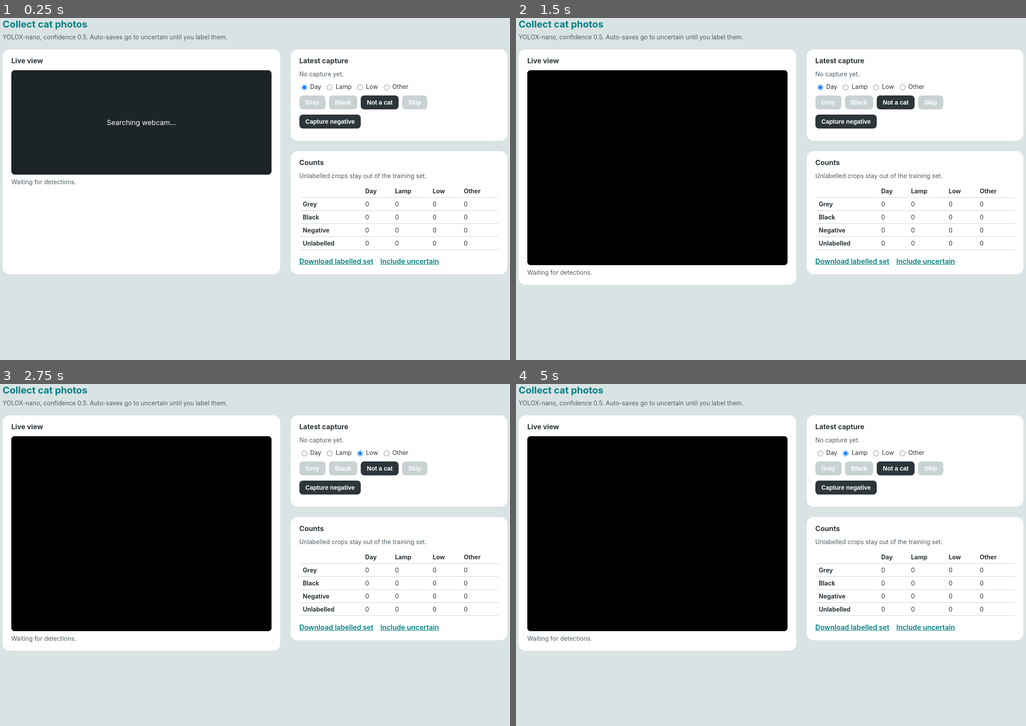
Above: before the commit, frames 1-4 (two rows, left to right).
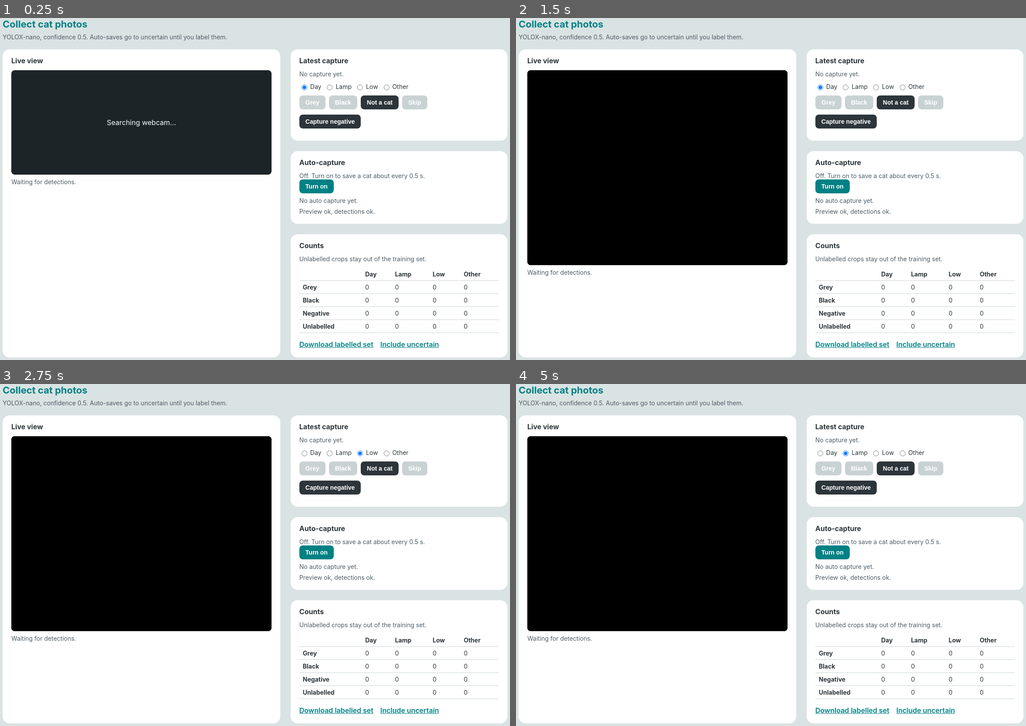
Above: after the commit, the same moments.

Repository: AIM-tech-Grok/cat-game
Game: browser game, page uno-q-cat-photos/assets/index.html
Same seed, same stepped clock (60 frames per second), same inputs: the game is played once before the commit and once after it.
Inputs (mouse positions are in pixels of both pictures, inside the frame that each line leads up to):
- Up to frame 1 (0.25 s): no input
- Up to frame 2 (1.5 s): click "Capture negative" at 1.27 s
- Up to frame 3 (2.75 s): click (331, 452) at 1.87 s; click (316, 551) at 2.02 s, where only the run after the commit has a clickable "Turn on"; click (362, 452) at 2.47 s
- Up to frame 4 (5 s): click (903, 452) at 3.07 s; click (822, 452) at 3.67 s; click (822, 452) at 4.27 s; click (832, 551) at 4.52 s, where only the run after the commit has a clickable "Turn on"; click (847, 452) at 4.87 s

The runs differ from the first frame. In frame 1, 26% of the frame differs, in the area x 0-100%, y 41-100%; in frame 2, 24%; in frame 3, 24%; in frame 4, 24%.

Commit message:
Add daytime auto-capture with a fast storage guard
Save a cat about every 0.5 s while the mode is on, ignoring other classes. Disk work runs on a two-slot queue, and the oldest unlabelled auto shots are pruned in batches from an in-memory count so the detection callback does not block.

Co-authored-by: AIM-tech-Grok <AIM-tech-Grok@users.noreply.github.com>

Diff:
--- a/uno-q-cat-photos/assets/app.js
+++ b/uno-q-cat-photos/assets/app.js
@@ -28,6 +28,18 @@
 ui.on_message("lighting", showLighting);
 ui.on_message("detection", showDetections);
 ui.on_message("status", showStatus);
+
+const autoToggle = document.getElementById("auto-toggle");
+const autoState = document.getElementById("auto-state");
+const autoLast = document.getElementById("auto-last");
+const autoImage = document.getElementById("auto-image");
+const cameraState = document.getElementById("camera-state");
+let autoEnabled = false;
+let autoId = null;
+
+autoToggle.addEventListener("click", () => {
+  ui.send_message("set_auto", { enabled: !autoEnabled });
+});
 
 document.querySelectorAll('input[name="lighting"]').forEach((input) => {
   input.addEventListener("change", () => {
@@ -133,6 +145,7 @@
 }
 
 function showSummary(summary) {
+  showAuto(summary || {});
   const counts = summary && summary.counts ? summary.counts : emptyCounts();
   countsBody.replaceChildren();
   CLASSES.forEach((name) => {
@@ -150,6 +163,40 @@
   });
 }
 
+function showAuto(summary) {
+  const auto = summary.auto || {};
+  autoEnabled = Boolean(auto.enabled);
+  const photos = Number(auto.photos) || 0;
+  const maxPhotos = Number(auto.max_photos) || 0;
+  const diskMb = (Number(auto.disk_bytes) || 0) / (1024 * 1024);
+  const maxDisk = Number(auto.max_disk_mb) || 0;
+  autoState.textContent = autoEnabled
+    ? `On. Cat only, confidence ≥ ${auto.threshold}, every ${auto.cooldown_s} s. ${photos}/${maxPhotos} photos, ${diskMb.toFixed(1)}/${maxDisk} MB.`
+    : `Off. Turn on to save a cat about every ${auto.cooldown_s || 0.5} s.`;
+  autoToggle.textContent = autoEnabled ? "Turn off" : "Turn on";
+  const last = auto.last;
+  if (!last || !last.id) {
+    autoId = null;
+    autoLast.textContent = "No auto capture yet.";
+    autoImage.hidden = true;
+    autoImage.removeAttribute("src");
+  } else {
+    autoId = last.id;
+    const confidence = Number(last.confidence);
+    const percent = Number.isFinite(confidence) ? `${(confidence * 100).toFixed(0)}%` : "";
+    autoLast.textContent = `${last.timestamp} · ${percent}`;
+    autoImage.hidden = false;
+    const kind = last.has_crop ? "crop" : "full";
+    autoImage.src = `/photo/${encodeURIComponent(last.id)}/${kind}?t=${Date.now()}`;
+  }
+  const camera = summary.camera || {};
+  const events = Array.isArray(camera.events) ? camera.events : [];
+  const latest = events.length ? events[events.length - 1] : null;
+  cameraState.textContent = latest
+    ? `${latest.time} ${latest.message}`
+    : `Preview ${camera.preview || "ok"}, detections ${camera.detection || "ok"}.`;
+}
+
 function emptyCounts() {
   const counts = {};
   CLASSES.forEach((name) => {
--- a/uno-q-cat-photos/assets/index.html
+++ b/uno-q-cat-photos/assets/index.html
@@ -59,6 +59,15 @@
             <p id="status" class="hint"></p>
           </section>
 
+          <section class="container" id="auto-panel">
+            <h2>Auto-capture</h2>
+            <p id="auto-state" class="hint">Off. Saves a cat only, about every 0.5 s.</p>
+            <button type="button" id="auto-toggle">Turn on</button>
+            <p id="auto-last" class="hint">No auto capture yet.</p>
+            <img id="auto-image" alt="Last auto capture" hidden />
+            <p id="camera-state" class="hint">Camera watch starts with the app.</p>
+          </section>
+
           <section class="container">
             <h2>Counts</h2>
             <p class="hint">Unlabelled crops stay out of the training set.</p>
--- a/uno-q-cat-photos/assets/style.css
+++ b/uno-q-cat-photos/assets/style.css
@@ -97,7 +97,23 @@
 }
 
 #capture-image[hidden],
-#debug-image[hidden] {
+#debug-image[hidden],
+#auto-image[hidden] {
+  display: none;
+}
+
+#auto-image {
+  display: block;
+  width: 100%;
+  height: auto;
+  max-height: 180px;
+  object-fit: contain;
+  margin-top: 12px;
+  border-radius: 8px;
+  background: #1c2428;
+}
+
+#auto-image[hidden] {
   display: none;
 }
 
